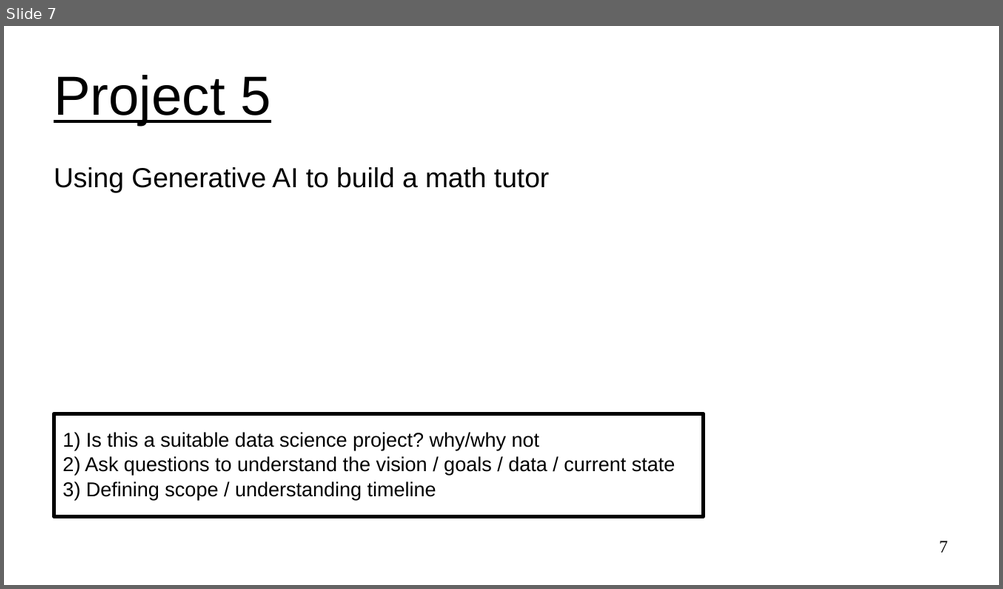
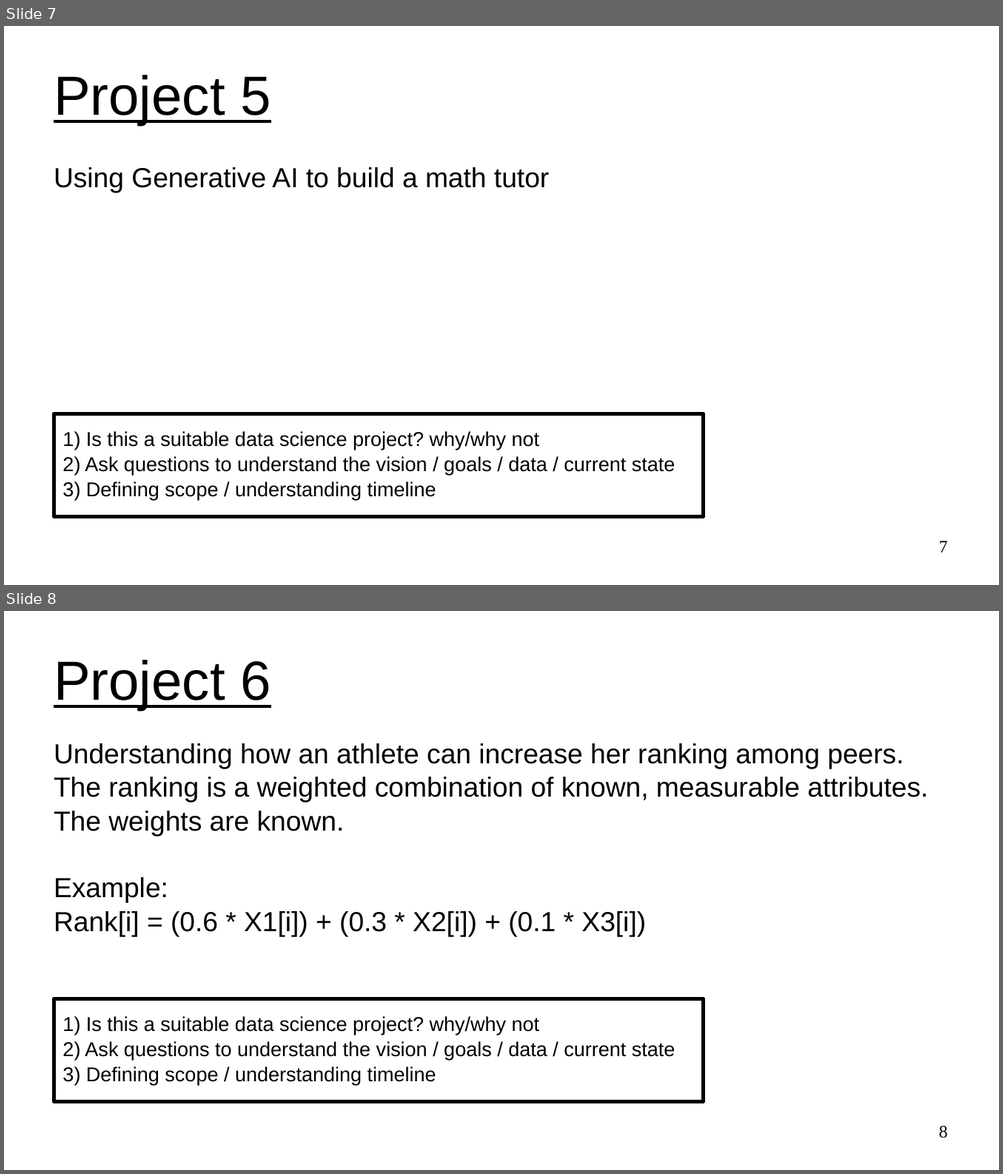
Before and after one commit to UVADS/ds6011, a slide deck: 02_project_discovery.ppt. Shown one above the other, each under a label of ours: slide 7 before the commit, slides 7 and 8 after it. The pictures are 1003x589 and 1003x1174 pixels, drawn with LibreOffice and Linux fonts; fonts in the diff are those of the drawing. Boxes give left, top, right and bottom in pixels: in the first picture for what was removed or moved away, otherwise in the second. Text is boxed around its words. In the diff, an @@ line names an element or a change of style, - is before the commit and + after.

Commit message:
added another project

```diff
--- a/02_project_discovery.ppt
+++ b/02_project_discovery.ppt
@@ slide 8 added at (4,611,999,1170), background #FFFFFF @@
@@ title added at (54,660,270,710), 44 pt, text #000000, underline @@
+Project 6
@@ subtitle added at (54,743,928,937), 22 pt, text #000000 @@
+Understanding how an athlete can increase her ranking among peers.
+The ranking is a weighted combination of known, measurable attributes.
+The weights are known.
+Example:
+Rank[i] = (0.6 * X1[i]) + (0.3 * X2[i]) + (0.1 * X3[i])
@@ rectangle added at (54,999,703,1102), fill #FFFFFF, outline #000000 2.89 pt, 16 pt, text #000000 @@
+1) Is this a suitable data science project? why/why not
+2) Ask questions to understand the vision / goals / data / current state
+3) Defining scope / understanding timeline
@@ page number added at (939,1126,948,1139), 14 pt, text #000000 @@
+8
```
Also in this commit, not shown: 1 other slide added.
